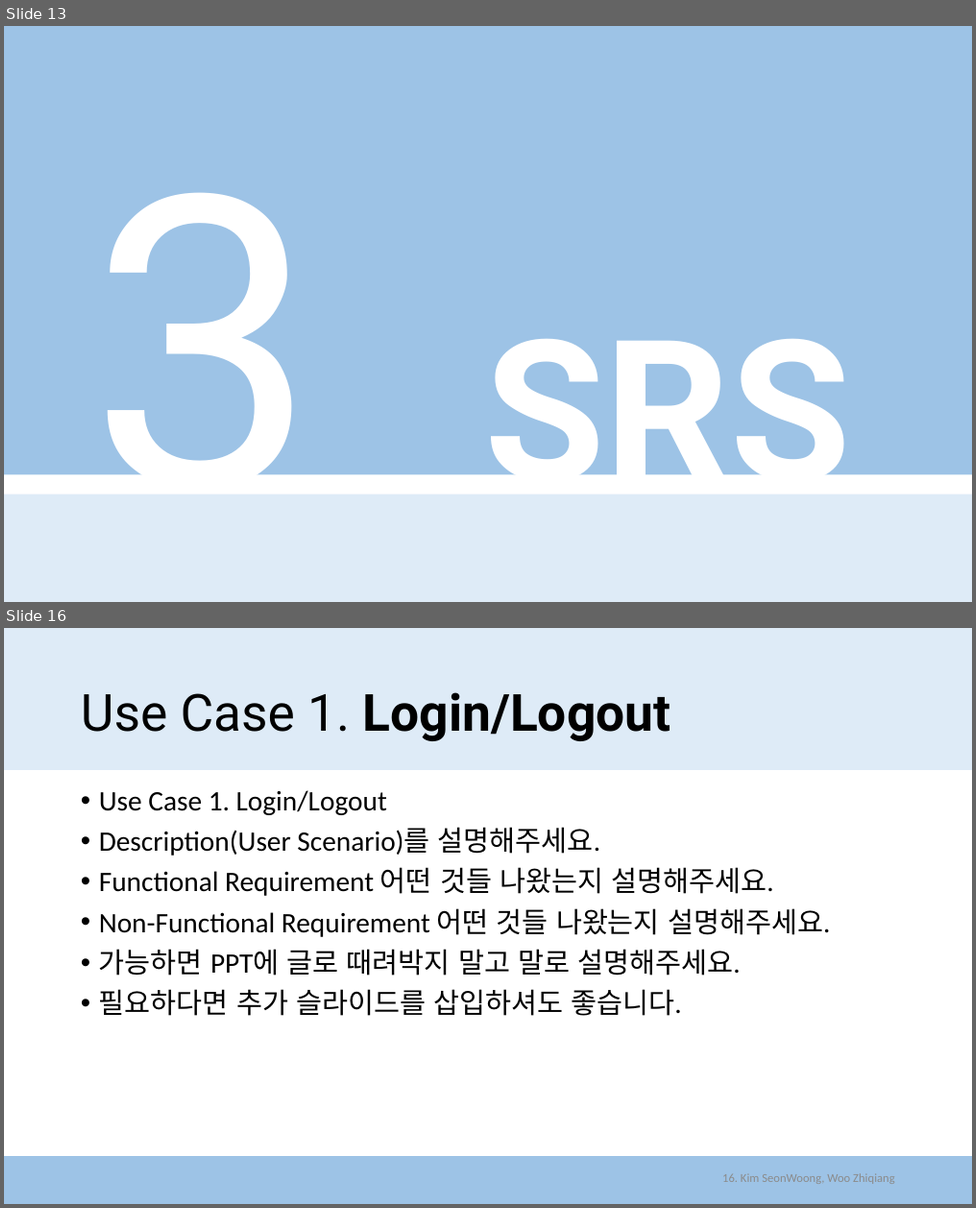
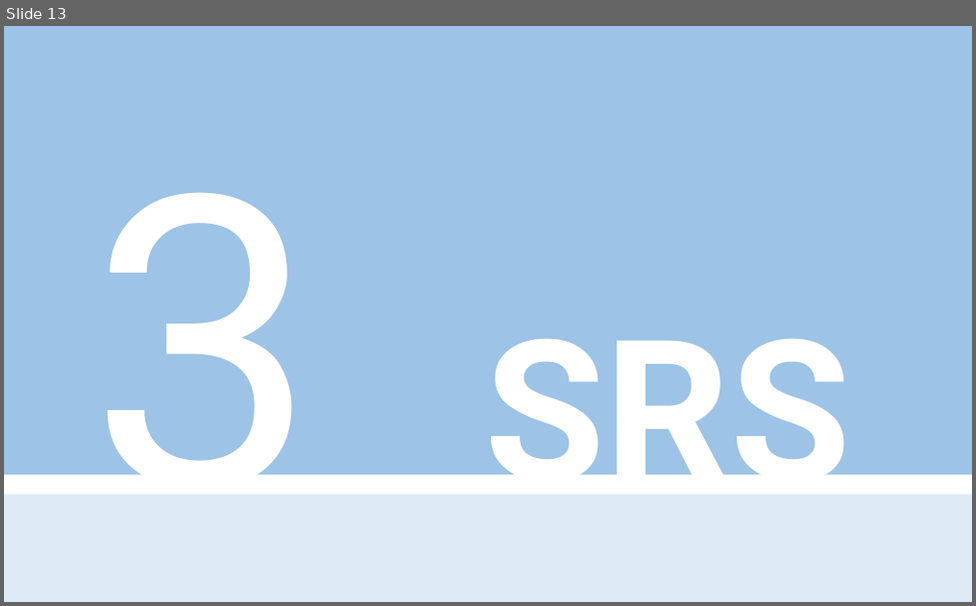
Before and after one commit to zeca9189/2016CSE406project, a slide deck: Intermediate Presentation/Presentation_AhnYounGeun.pptx. Shown one above the other, each under a label of ours: slides 13 and 16 before the commit, slide 13 after it; the slides between them are not shown. The pictures are 976x1208 and 976x606 pixels, drawn with LibreOffice and Linux fonts; fonts in the diff are those of the drawing. Boxes give left, top, right and bottom in pixels: in the first picture for what was removed or moved away, otherwise in the second. Text is boxed around its words. In the diff, an @@ line names an element or a change of style, - is before the commit and + after.

```diff
--- a/Intermediate Presentation/Presentation_AhnYounGeun.pptx
+++ b/Intermediate Presentation/Presentation_AhnYounGeun.pptx
@@ slide 16 removed at bbox=[4, 628, 972, 1204], background #FFFFFF @@
@@ rectangle removed at bbox=[4, 628, 972, 770] @@
@@ title removed at bbox=[81, 692, 671, 741] @@
-Use Case 1. Login/Logout
@@ text removed at bbox=[99, 790, 830, 1016] @@
-• Use Case 1. Login/Logout
-• Description(User Scenario)를 설명해주세요.
-• Functional Requirement 어떤 것들 나왔는지 설명해주세요.
-• Non-Functional Requirement 어떤 것들 나왔는지 설명해주세요.
-• 가능하면 PPT에 글로 때려박지 말고 말로 설명해주세요.
-• 필요하다면 추가 슬라이드를 삽입하셔도 좋습니다.
@@ rectangle removed at bbox=[4, 1156, 972, 1204] @@
@@ text removed at bbox=[722, 1173, 894, 1184] @@
-16. Kim SeonWoong, Woo Zhiqiang
```
Also in this commit, not shown: 8 slides changed, 9 slides added, 14 other slides removed, 17 other files.
